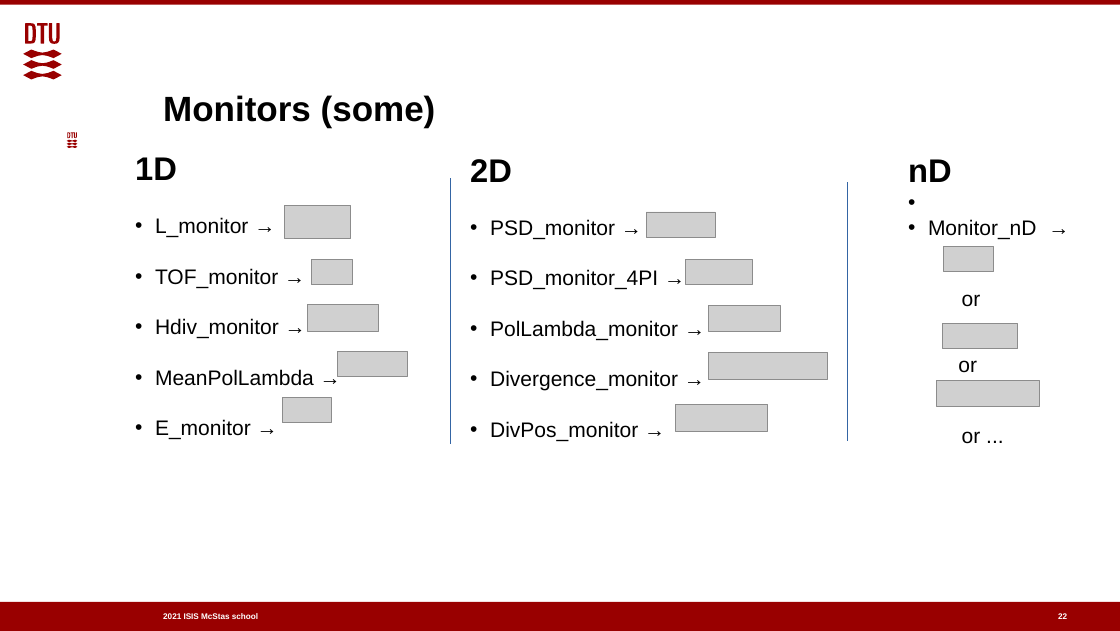
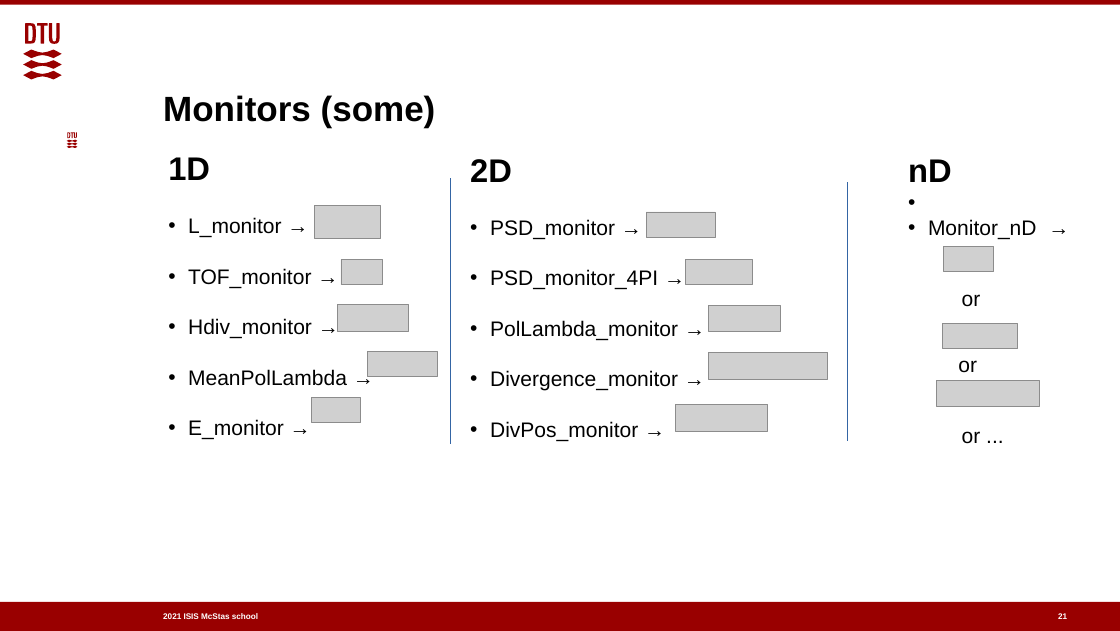
Before and after one commit to McStasMcXtrace/Schools, a slide deck: slide 21 of ISIS_April_2021/Tuesday_April_13th/2_Component_basics/2_Sources_and_Monitors_2.odp (slide 22 before the commit). Drawn at 1120x631 pixels with LibreOffice and Linux fonts; fonts in the diff are those of the drawing; grey boxes stand for pictures; background and template pictures are left out. Boxes give left, top, right and bottom in pixels: in the first picture for what was removed or moved away, otherwise in the second. Text is boxed around its words. In the diff, an @@ line names an element or a change of style, - is before the commit and + after.

```diff
--- a/ISIS_April_2021/Tuesday_April_13th/2_Component_basics/2_Sources_and_Monitors_2.odp
+++ b/ISIS_April_2021/Tuesday_April_13th/2_Component_basics/2_Sources_and_Monitors_2.odp
@@ text "1D": place and size @@
-text "1D" at (135, 157, 314, 440)
+text "1D" at (168, 157, 347, 440)
@@ 5 pictures: place and size @@
-5 pictures at (282, 205, 408, 422)
+5 pictures at (312, 205, 437, 422)
@@ page number at (1058, 613, 1067, 619): text changed @@
-22
+21
```
Also in this commit, not shown: 5 other slides changed, 1 slide removed, 1 other file.
